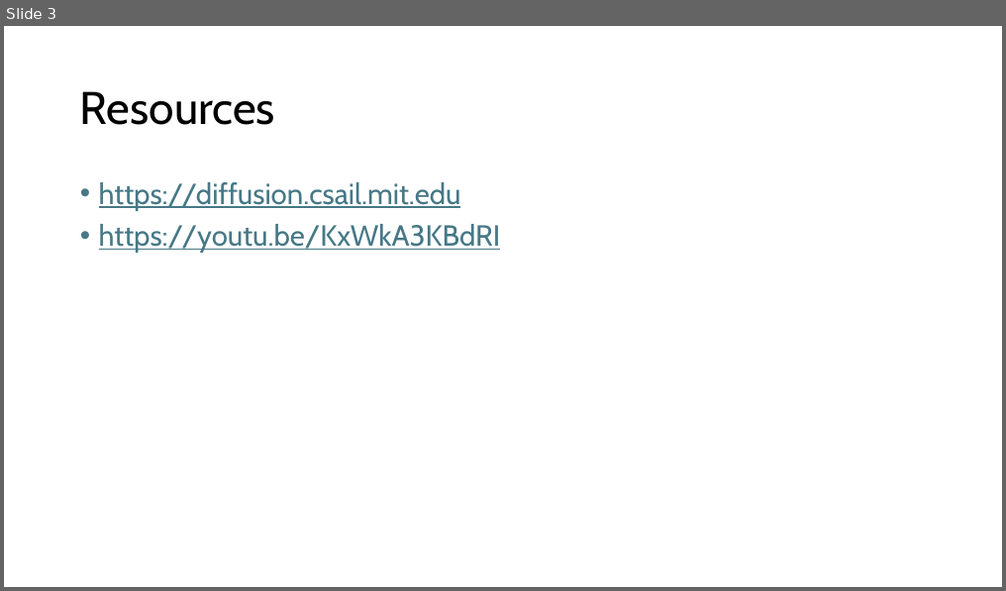
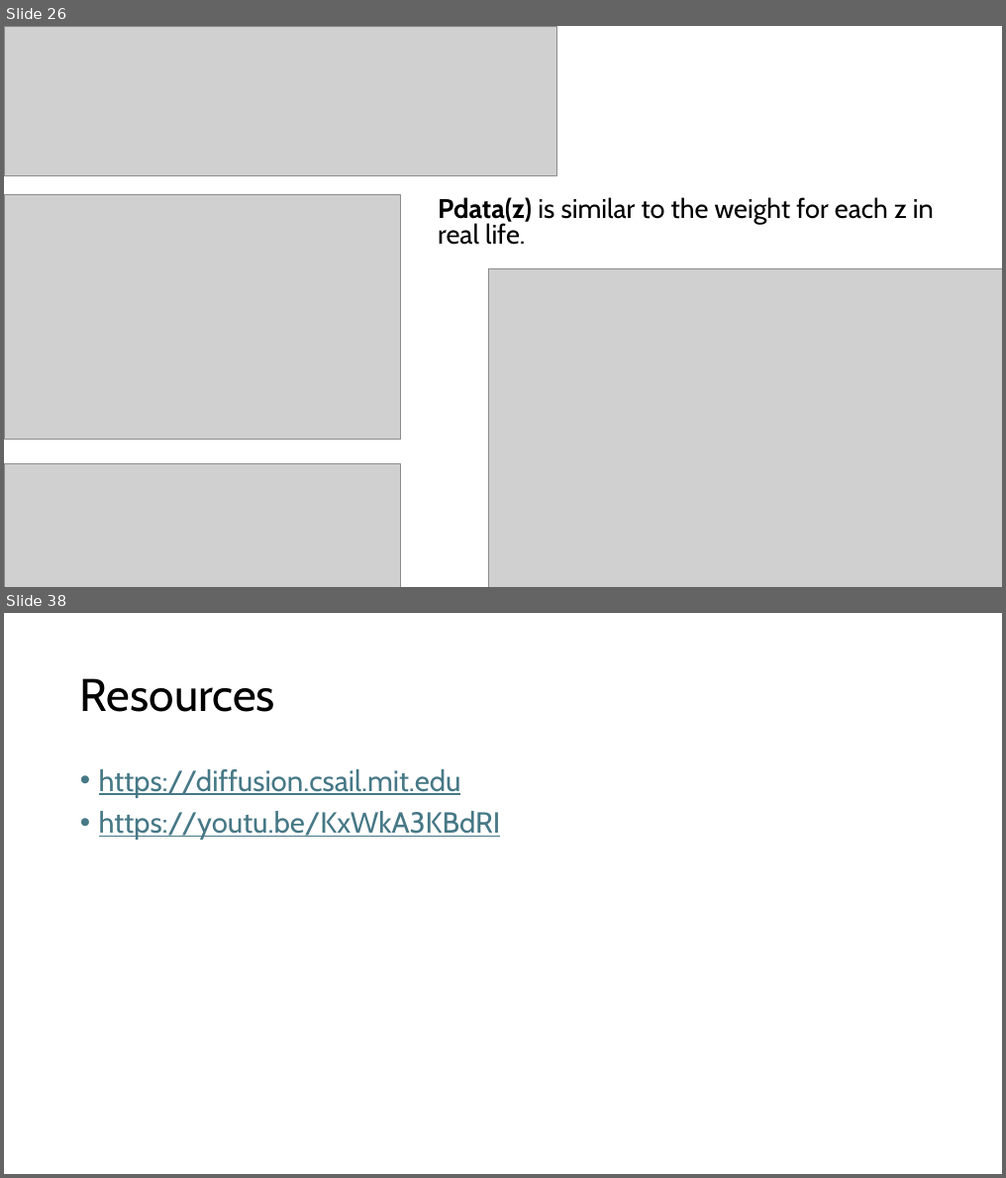
Before and after one commit to SOKOUDJOU-LEOPOLD/Learning-Flow-Matching, a slide deck: Flow Matching.pptx. Shown one above the other, each under a label of ours: slide 3 before the commit, slides 26 and 38 after it; the slides between them are not shown. The pictures are 1006x591 and 1006x1178 pixels, drawn with LibreOffice and Linux fonts; fonts in the diff are those of the drawing; grey boxes stand for pictures. Boxes give left, top, right and bottom in pixels: in the first picture for what was removed or moved away, otherwise in the second. Text is boxed around its words. In the diff, an @@ line names an element or a change of style, - is before the commit and + after.

```diff
--- a/Flow Matching.pptx
+++ b/Flow Matching.pptx
@@ slide 26 added at [4, 26, 1002, 587], background #FFFFFF @@
@@ picture added at [4, 26, 557, 175] @@
@@ picture added at [4, 194, 400, 439] @@
@@ text added at [438, 197, 934, 245], 25.9 pt, text #000000 @@
+Pdata(z) is similar to the weight for each z in real life.
@@ picture added at [488, 269, 1002, 587] @@
@@ picture added at [4, 465, 400, 587] @@
@@ what was slide 3 is now slide 38 @@
```
Also in this commit, not shown: 1 slide changed, 34 other slides added, 3 other files.
